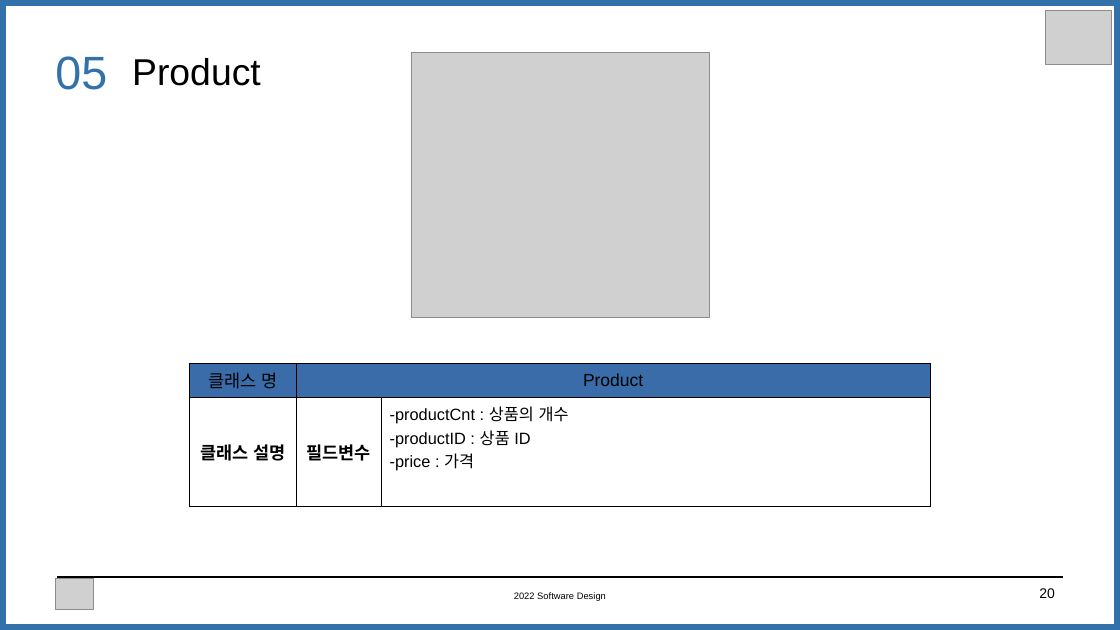
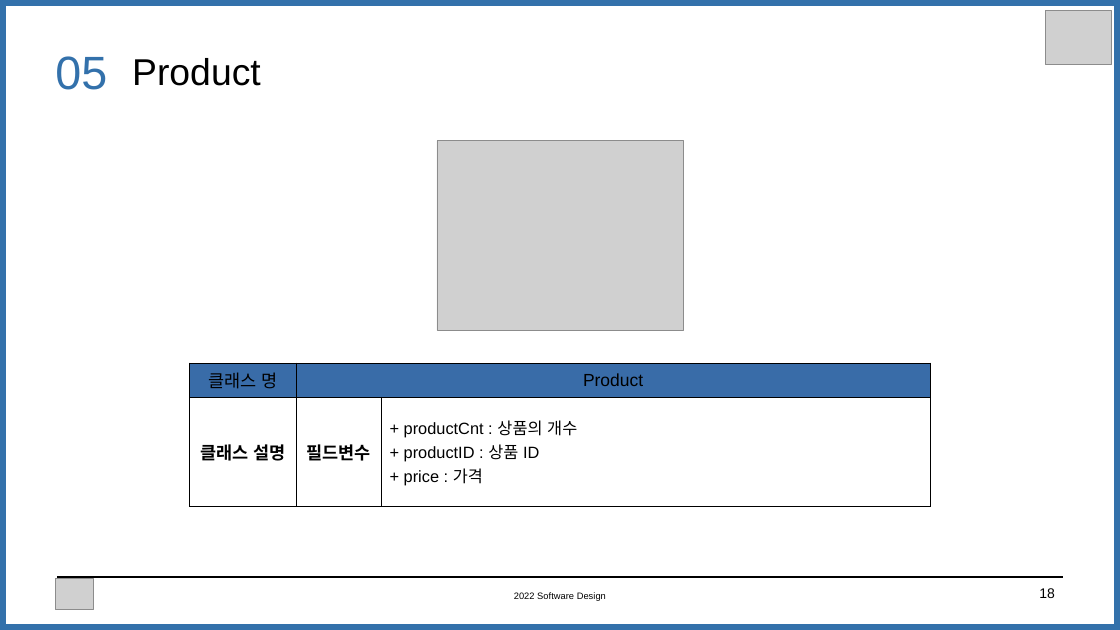
Before and after one commit to jujuwon/software-design, a slide deck: slide 18 of slide/E조 UML.pptx (slide 20 before the commit). Drawn at 1120x630 pixels with LibreOffice and Linux fonts; fonts in the diff are those of the drawing; grey boxes stand for pictures. Boxes give left, top, right and bottom in pixels: in the first picture for what was removed or moved away, otherwise in the second. Text is boxed around its words. In the diff, an @@ line names an element or a change of style, - is before the commit and + after.

```diff
--- a/slide/E조 UML.pptx
+++ b/slide/E조 UML.pptx
@@ picture: place and size @@
-picture at [411, 53, 709, 318]
+picture at [437, 141, 683, 331]
@@ table at [190, 363, 931, 506] @@
-row 2, column 3: -productCnt : 상품의 개수 / -productID : 상품 ID / -price : 가격
+row 2, column 3: + productCnt : 상품의 개수 / + productID : 상품 ID / + price : 가격
@@ page number at [1039, 588, 1055, 598]: text changed @@
-20
+18
```
Also in this commit, not shown: 5 other slides changed, 3 slides removed, 1 other file.
